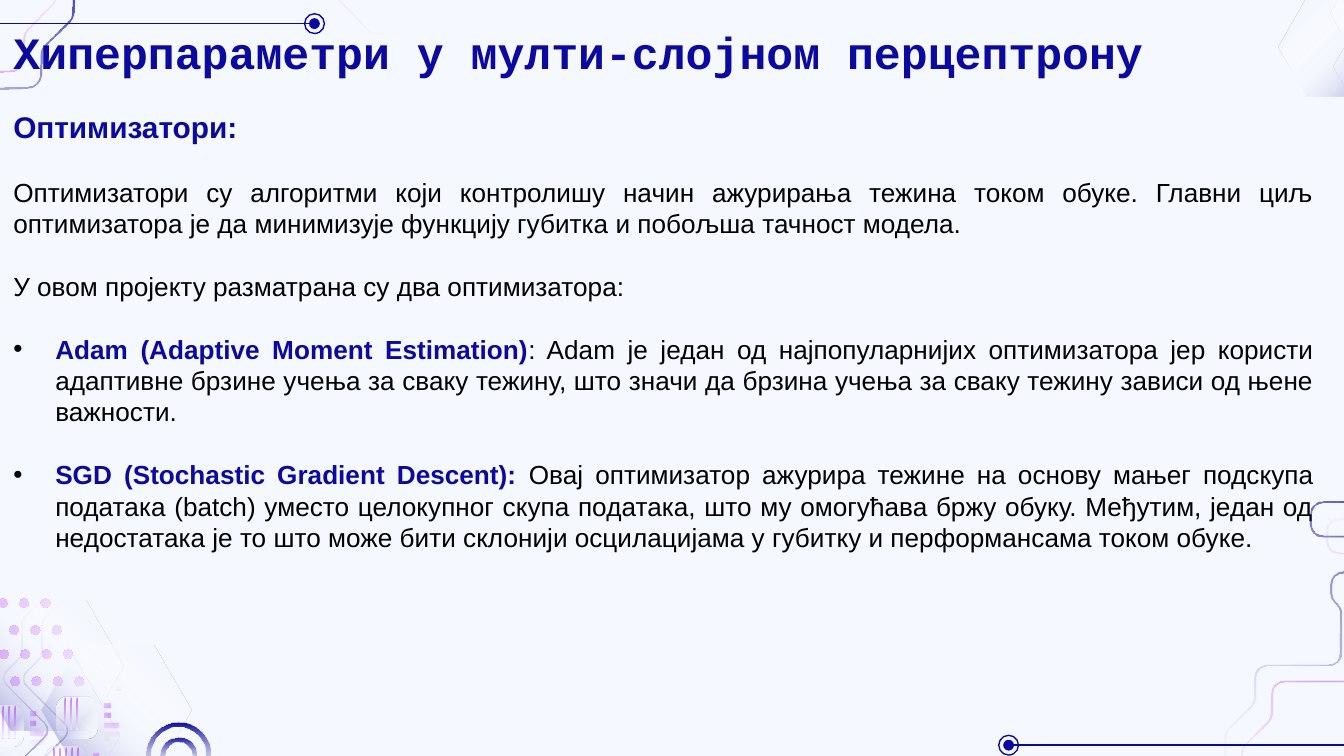
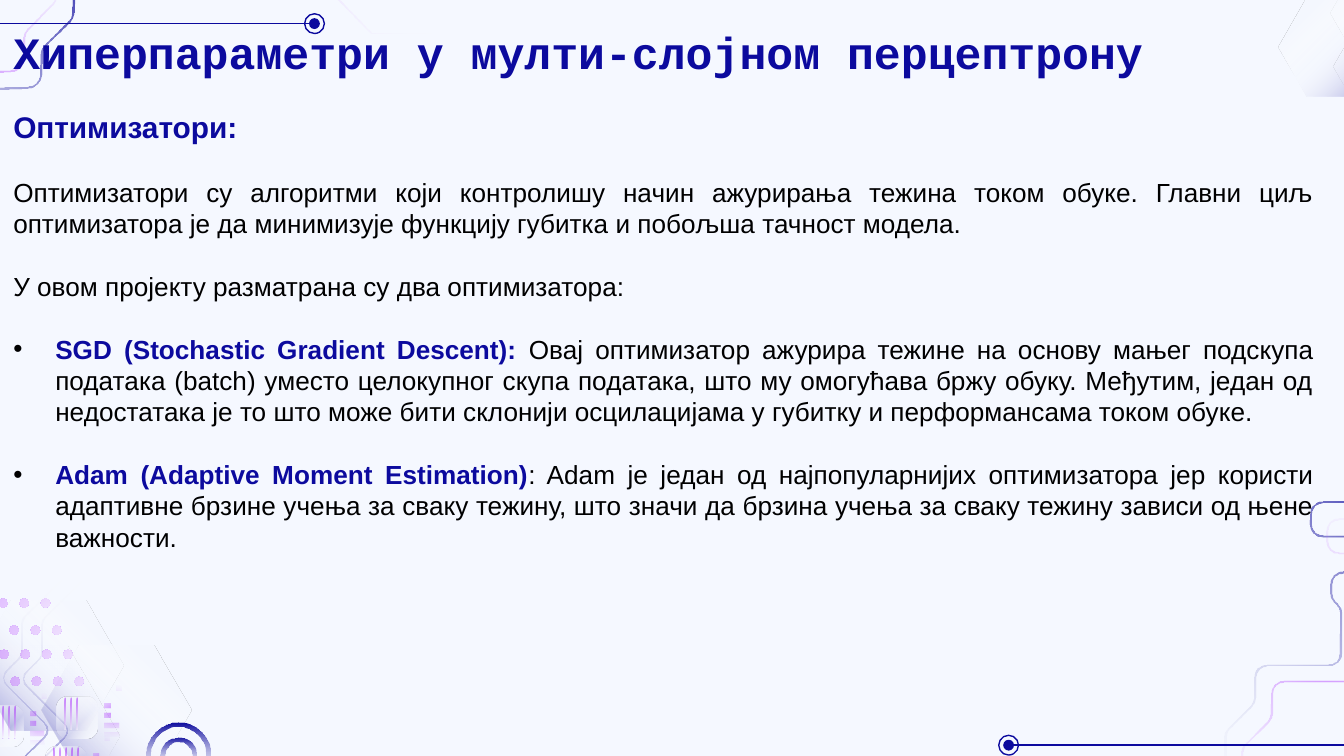
Before and after one commit to NastasijaaS/Predicting-mobile-user-distribution-in-the-Azimuth-Plane-using-MLP-neural-network, a slide deck: slide 13 of Пројекат4.pptx (slide 12 before the commit). Drawn at 1344x756 pixels with LibreOffice and Linux fonts; fonts in the diff are those of the drawing; background and template pictures are left out. Boxes give left, top, right and bottom in pixels: in the first picture for what was removed or moved away, otherwise in the second. Text is boxed around its words. In the diff, an @@ line names an element or a change of style, - is before the commit and + after.

Commit message:
Done

```diff
--- a/Пројекат4.pptx
+++ b/Пројекат4.pptx
@@ text at <box>55,340,1313,427</box>: paragraph added @@
+• SGD (Stochastic Gradient Descent): Овај оптимизатор ажурира тежине на основу мањег подскупа података (batch) уместо целокупног скупа података, што му омогућава бржу обуку. Међутим, један од недостатака је то што може бити склонији осцилацијама у губитку и перформансама током обуке.
@@ text at <box>55,465,1313,553</box>: paragraph removed @@
-• SGD (Stochastic Gradient Descent): Овај оптимизатор ажурира тежине на основу мањег подскупа података (batch) уместо целокупног скупа података, што му омогућава бржу обуку. Међутим, један од недостатака је то што може бити склонији осцилацијама у губитку и перформансама током обуке.
```
Also in this commit, not shown: 3 other slides changed, 2 slides added, 1 slide removed.
